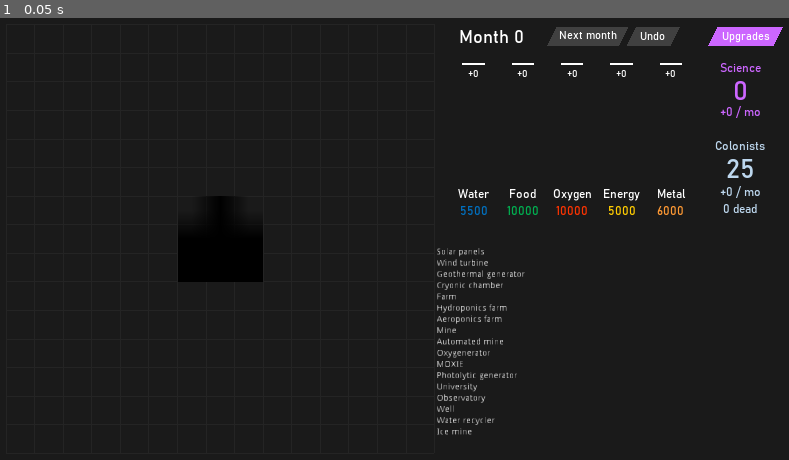
Above: before the commit, frame 1.
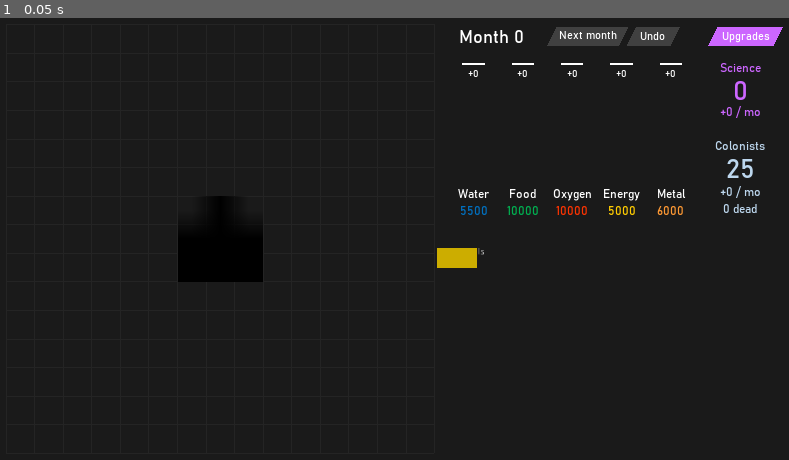
Above: after the commit, the same moment.

Repository: sirknightj/CEV-1
Game: Godot game, scene res://scenes/MainGameScene.tscn
Two runs of this game, one before a commit and one after it. Both use one fixed random seed, a clock stepped at 60 frames per second and the inputs below.
Inputs:
- Up to frame 1 (0.05 s): no input

The runs differ from the first frame. In frame 1, 0.9% of the frame differs, in the area x 55-67%, y 52-95%.

Commit message:
Buildings: encapsulate, add signals, force update method
Sidebar: properly parent building based on what happens

Diff:
--- a/source/scenes/Building.tscn
+++ b/source/scenes/Building.tscn
@@ -16,5 +16,7 @@
 [node name="Ghost" type="Node2D" parent="."]
 visible = false
 
-[node name="Sprite" type="Sprite" parent="."]
+[node name="Main" type="Node2D" parent="."]
+
+[node name="Sprite" type="Sprite" parent="Main"]
 centered = false
--- a/source/scenes/Sidebar.tscn
+++ b/source/scenes/Sidebar.tscn
@@ -123,6 +123,7 @@
 margin_top = 374.0
 margin_right = 559.0
 margin_bottom = 717.0
+mouse_filter = 2
 
 [node name="BuildingEntries" type="VBoxContainer" parent="ScrollContainer"]
 
--- a/source/scripts/Building.gd
+++ b/source/scripts/Building.gd
@@ -2,6 +2,8 @@
 class_name Building
 
 signal building_changed
+signal building_grabbed
+signal building_released
 
 const HOVER_MODULATE : Color = Color.white
 const DRAGGING_MODULATE : Color = Color.white
@@ -39,6 +41,7 @@
 	right size and shape to fit the grid. The GridSquare objects hold the actual
 	collision detectors and render the actual textures for the building.
 """
+var _main : Node2D
 var _shadow : Node2D
 var _ghost : Node2D
 
@@ -85,10 +88,10 @@
 export(Color) var color
 export(Texture) var texture
 
-func init_shadow():
-	remove_child(_shadow)
-	get_parent().add_child(_shadow)
-	_shadow.global_position = _global_pos_next
+func _setup_sprite(sprite : Sprite):
+	var scale = Vector2(_size / SPRITE_BASE_SIZE, _size / SPRITE_BASE_SIZE)
+	sprite.texture = texture
+	sprite.scale = scale
 
 # Called when the node enters the scene tree for the first time.
 func _ready():
@@ -98,20 +101,17 @@
 	assert(color != null)
 	assert(texture != null)
 
+	_main = get_node("Main")
 	if (building_id > 0 && building_id < GameData.BuildingType.size()):
 		set_name("AUTOGEN_" + GameData.BuildingType.keys()[building_id])
 	_last_mouse_pos = get_global_mouse_position()
-	_global_pos_next = global_position
+	_global_pos_next = _main.global_position
 	_global_rot_next = 0
 	_shadow = get_node("Shadow")
 	_ghost = get_node("Ghost")
-	call_deferred("init_shadow")
-
-	var scale = Vector2(_size / SPRITE_BASE_SIZE, _size / SPRITE_BASE_SIZE)
-	$Sprite.texture = texture
-	$Sprite.scale = scale
-	_shadow.get_node("Sprite").texture = texture
-	_shadow.get_node("Sprite").scale = scale
+
+	_setup_sprite(_main.get_node("Sprite"))
+	_setup_sprite(_shadow.get_node("Sprite"))
 
 	init_shape()
 	add_to_group("buildings")
@@ -122,8 +122,7 @@
 	for x in range(shape.size()):
 		for y in range(shape[x].size()):
 			if (shape[x][y]):
-				setup_main_square(create_grid_square(x, y, self))
-				create_grid_square(x, y, _shadow).set_collision_box_size(_size)
+				setup_main_square(create_grid_square(x, y, _main))
 				setup_ghost_square(create_grid_square(x, y, _ghost))
 
 """
@@ -181,7 +180,7 @@
 
 func set_next_pos(pos : Vector2):
 	_global_pos_next = pos
-	global_position = pos
+	_main.global_position = pos
 	_ghost.global_position = pos
 	_shadow.global_position = pos
 
@@ -236,14 +235,15 @@
 
 func _update_shadow():
 	_shadow.global_position = snapped(_ghost.global_position)
-	_shadow.rotation = rotation
+	_shadow.rotation = _ghost.rotation
 	if (_mouse_state == MouseState.DRAGGING):
 		_shadow.visible = true
 	else:
 		_shadow.visible = false
 
 func _update_ghost() -> void:
-	_ghost.global_position = snapped(global_position)
+	_ghost.global_position = snapped(_main.global_position)
+	_ghost.rotation = _main.rotation
 
 func _is_in_grid_range() -> bool:
 	for child in _ghost.get_children():
@@ -254,7 +254,7 @@
 	return true
 
 func _process(_delta):
-	if (locked):
+	if locked:
 		return
 
 	if _mouse_state == MouseState.HOVER:
@@ -266,15 +266,21 @@
 		set_modulate(REGULAR_MODULATE)
 		set_z_index(REGULAR_Z_INDEX)
 
+func _update_main():
+	_main.global_position = _global_pos_next
+	_main.rotation = _global_rot_next
+
 func _physics_process(_delta):
 	if not is_overlapping() and _is_in_grid_range():
 		_update_shadow()
-	global_position = _global_pos_next
-	rotation = _global_rot_next
+	_update_main()
 	_update_ghost()
 
+func has_moved():
+	return _shadow.global_position != _original_pos or _shadow.rotation != _original_rot
+
 func _on_building_place():
-	if not is_overlapping() and _is_in_grid_range():
+	if has_moved():
 		purchase_building()
 	if purchased:
 		_mouse_state = MouseState.HOVER
@@ -289,11 +295,23 @@
 		_ghost.rotation = _original_rot
 		_shadow.global_position = _original_pos
 		_shadow.rotation = _original_rot
+		_on_building_release()
+
+func force_update():
+	_on_mouse_move()
+	_update_main()
+	_update_ghost()
+	_update_shadow()
+	_shadow.visible = false
+
+func _on_building_release():
+	emit_signal("building_released")
 
 func _on_building_grab():
 	_last_mouse_pos = get_global_mouse_position()
-	_original_pos = global_position
-	_original_rot = rotation
+	_original_pos = _main.global_position
+	_original_rot = _main.rotation
+	emit_signal("building_grabbed")
 
 func _on_building_rotate():
 	rotate_around(get_global_mouse_position(), PI/2)
@@ -308,8 +326,8 @@
 
 	if event.is_action_pressed("building_grab"):
 		if (_mouse_state == MouseState.HOVER):
+			_mouse_state = MouseState.DRAGGING
 			_on_building_grab()
-			_mouse_state = MouseState.DRAGGING
 		else:
 			_mouse_state = MouseState.HOLDING
 
@@ -318,6 +336,7 @@
 			_on_building_place()
 		else:
 			_mouse_state = MouseState.NONE
+			_on_building_release()
 
 	if (event.is_action_pressed("building_rotate")
 			and _mouse_state == MouseState.DRAGGING):
--- a/source/scripts/Sidebar.gd
+++ b/source/scripts/Sidebar.gd
@@ -43,7 +43,20 @@
 			entry.add_child(building_cost_label)
 
 			$ScrollContainer/BuildingEntries.add_child(entry)
-			_building.set_next_pos(_building.snapped(Vector2(350, 50)))
+			#_building.set_next_pos(_building.snapped(Vector2(0, 50)))
+			_building.connect("building_grabbed", self, "_on_Building_building_grabbed", [_building])
+			_building.connect("building_released", self, "_on_Building_building_released", [_building])
+			break
+
+func _on_Building_building_grabbed(building : Building):
+	building.get_parent().remove_child(building)
+	get_tree().current_scene.add_child(building)
+	building.force_update()
+
+func _on_Building_building_released(building : Building):
+	if not building.purchased:
+		building.get_parent().remove_child(building)
+		self.add_child(building)
 
 """
 	Updates the text displaying the turn count
